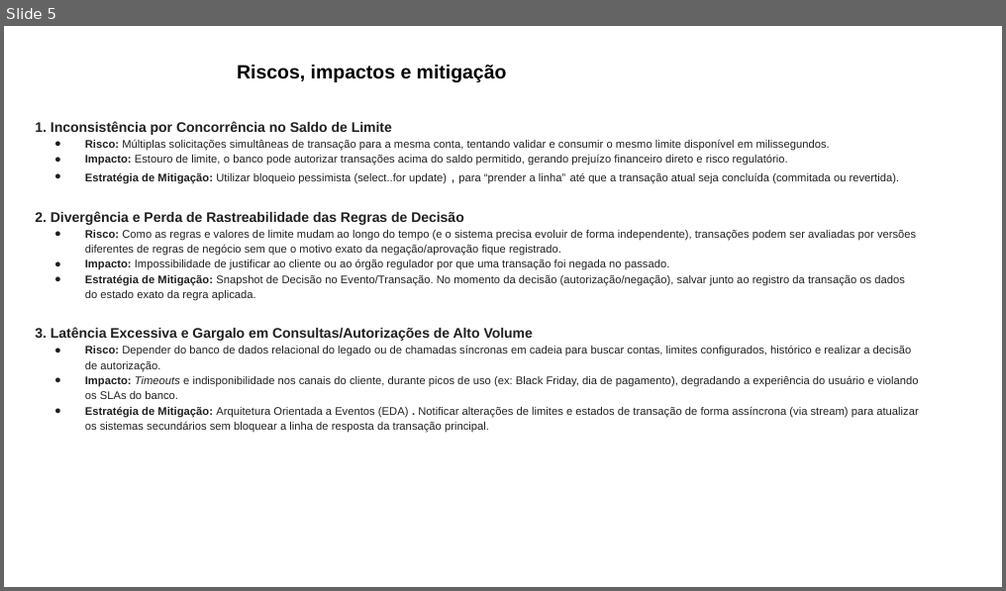
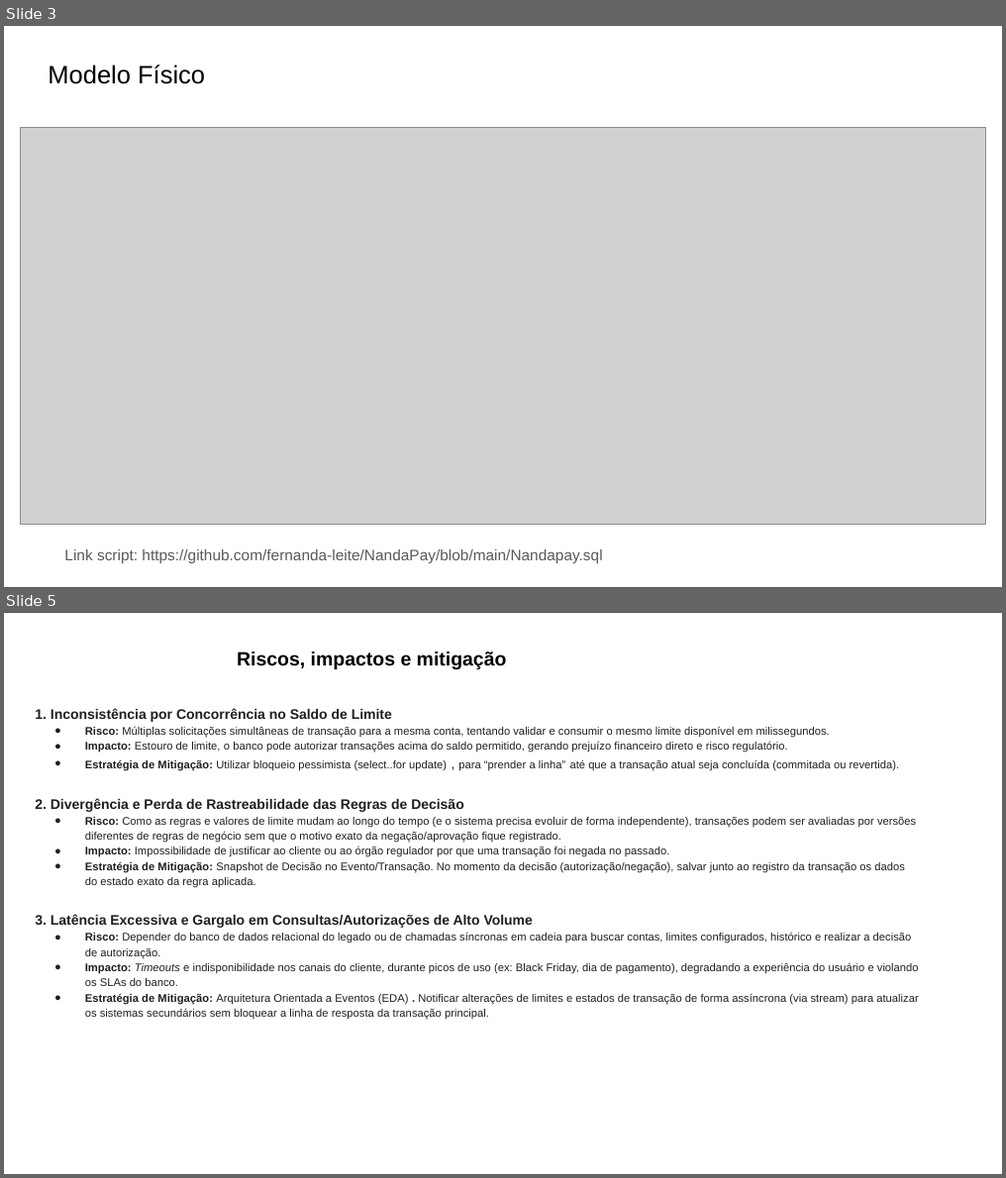
Before and after one commit to fernanda-leite/NandaPay, a slide deck: NandaPay.pptx. Shown one above the other, each under a label of ours: slide 5 before the commit, slides 3 and 5 after it; the slides between them are not shown. The pictures are 1006x591 and 1006x1178 pixels, drawn with LibreOffice and Linux fonts; fonts in the diff are those of the drawing; grey boxes stand for pictures. Boxes give left, top, right and bottom in pixels: in the first picture for what was removed or moved away, otherwise in the second. Text is boxed around its words. In the diff, an @@ line names an element or a change of style, - is before the commit and + after.

```diff
--- a/NandaPay.pptx
+++ b/NandaPay.pptx
@@ slide 3 added at <box>4,26,1002,587</box>, background #FFFFFF @@
@@ title added at <box>48,65,205,84</box>, 18.2 pt, text #000000 @@
+Modelo Físico
@@ picture added at <box>21,128,986,525</box> @@
@@ text added at <box>64,550,602,564</box>, 11 pt, text #595959 @@
+Link script: https://github.com/fernanda-leite/NandaPay/blob/main/Nandapay.sql
```
Also in this commit, not shown: 1 slide changed, 1 slide removed.
